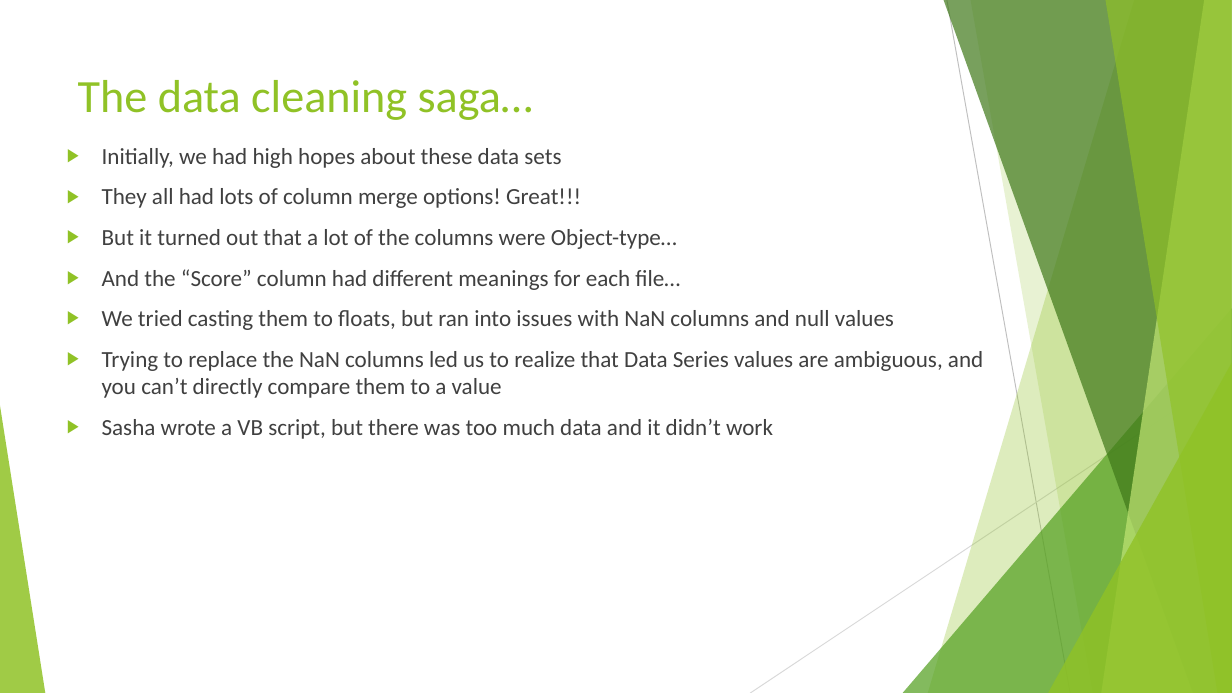
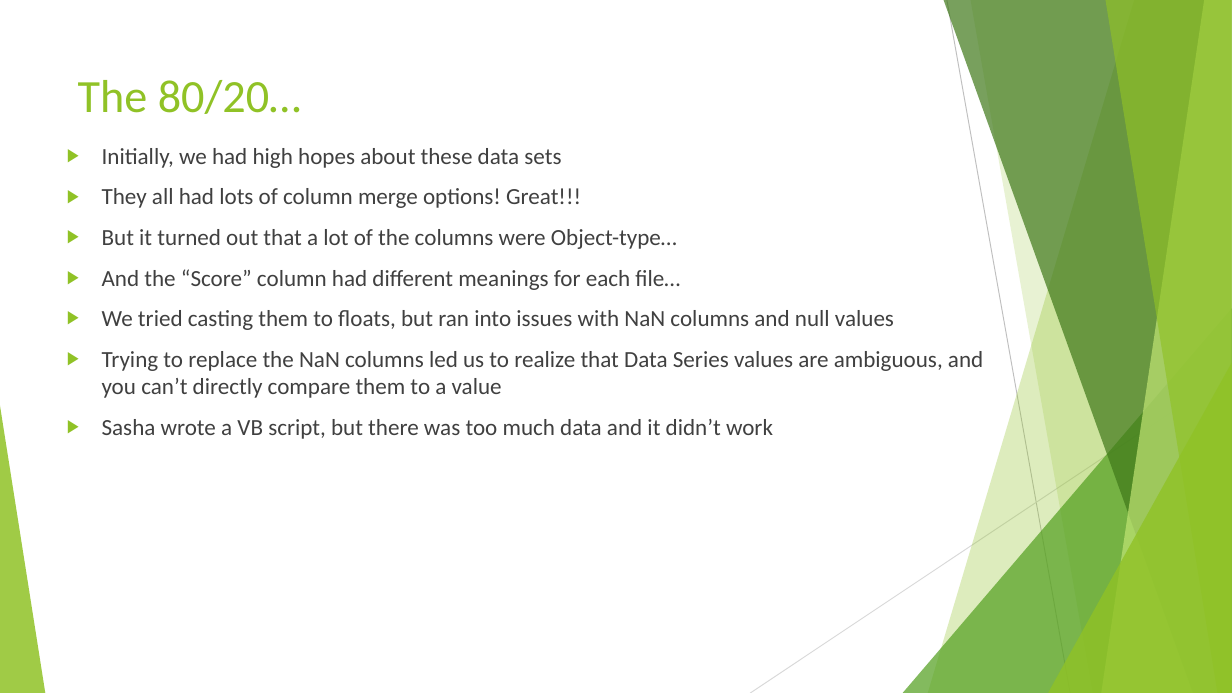
Before and after one commit to TedMur/SnakeBait, a slide deck: slide 4 of SnakeBitePresentation.pptx. Drawn at 1232x693 pixels with LibreOffice and Linux fonts; fonts in the diff are those of the drawing. Boxes give left, top, right and bottom in pixels: in the first picture for what was removed or moved away, otherwise in the second. Text is boxed around its words. In the diff, an @@ line names an element or a change of style, - is before the commit and + after.

```diff
--- a/SnakeBitePresentation.pptx
+++ b/SnakeBitePresentation.pptx
@@ title at <box>78,80,301,114</box>: text changed @@
-The data cleaning saga…
+The 80/20…
```
Also in this commit, not shown: 2 other slides changed, 3 other files.
